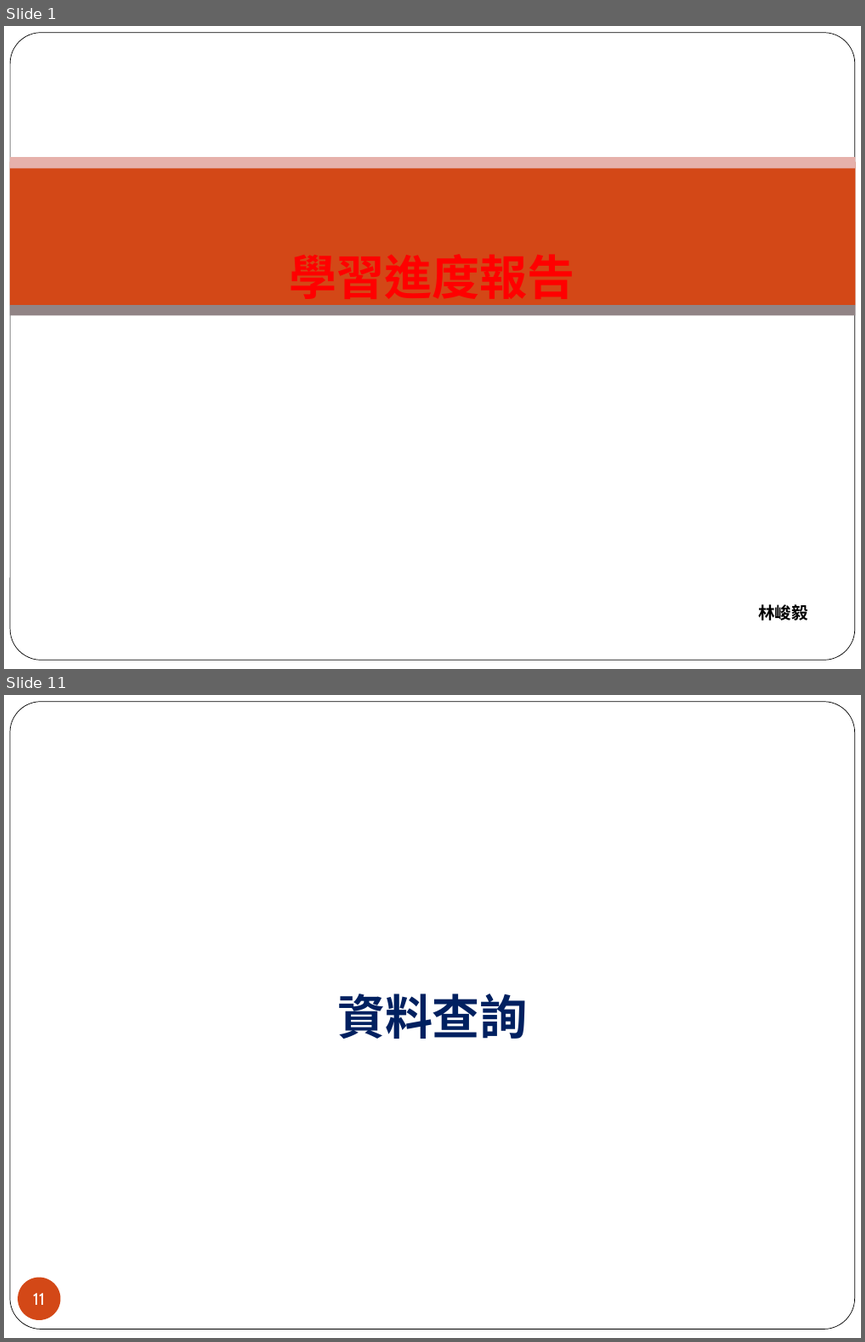
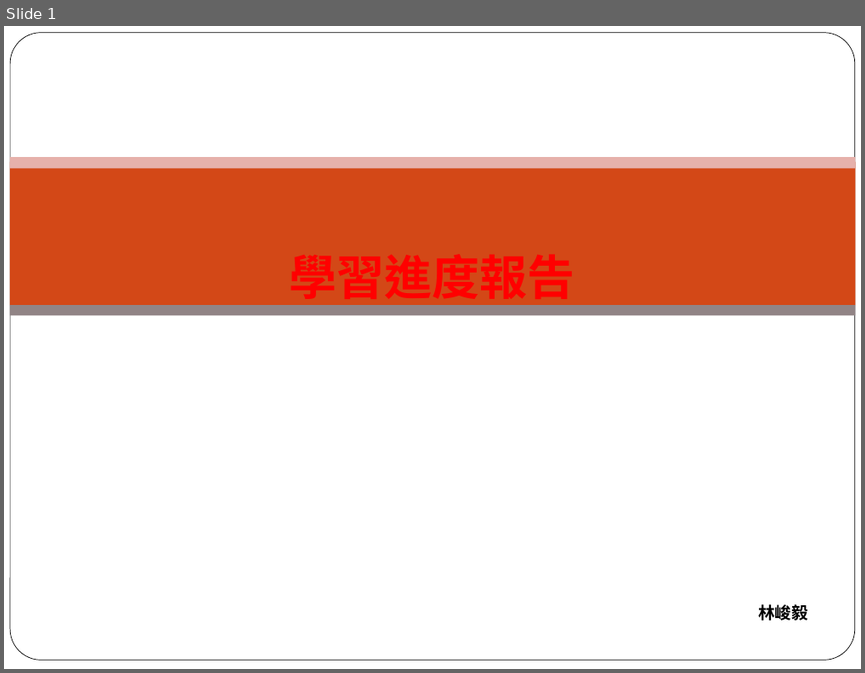
Before and after one commit to a20017428/gh, a slide deck: 週報/FUR/林峻毅(20240603)/林峻毅_週報_1211.ppt. Shown one above the other, each under a label of ours: slides 1 and 11 before the commit, slide 1 after it; the slides between them are not shown. The pictures are 865x1342 and 865x673 pixels, drawn with LibreOffice and Linux fonts; fonts in the diff are those of the drawing; background and template pictures are left out. Boxes give left, top, right and bottom in pixels: in the first picture for what was removed or moved away, otherwise in the second. Text is boxed around its words. In the diff, an @@ line names an element or a change of style, - is before the commit and + after.

```diff
--- a/週報/FUR/林峻毅(20240603)/林峻毅_週報_1211.ppt
+++ b/週報/FUR/林峻毅(20240603)/林峻毅_週報_1211.ppt
@@ slide 11 removed at [4, 695, 861, 1338], background picture (left out); not listed: 1 template element that a slide beside it also shows @@
@@ text removed at [337, 993, 528, 1038] @@
-資料查詢
@@ page number removed at [18, 1276, 61, 1320] @@
-11
```
Also in this commit, not shown: 15 slides added, 23 other slides removed, 22 other files.
